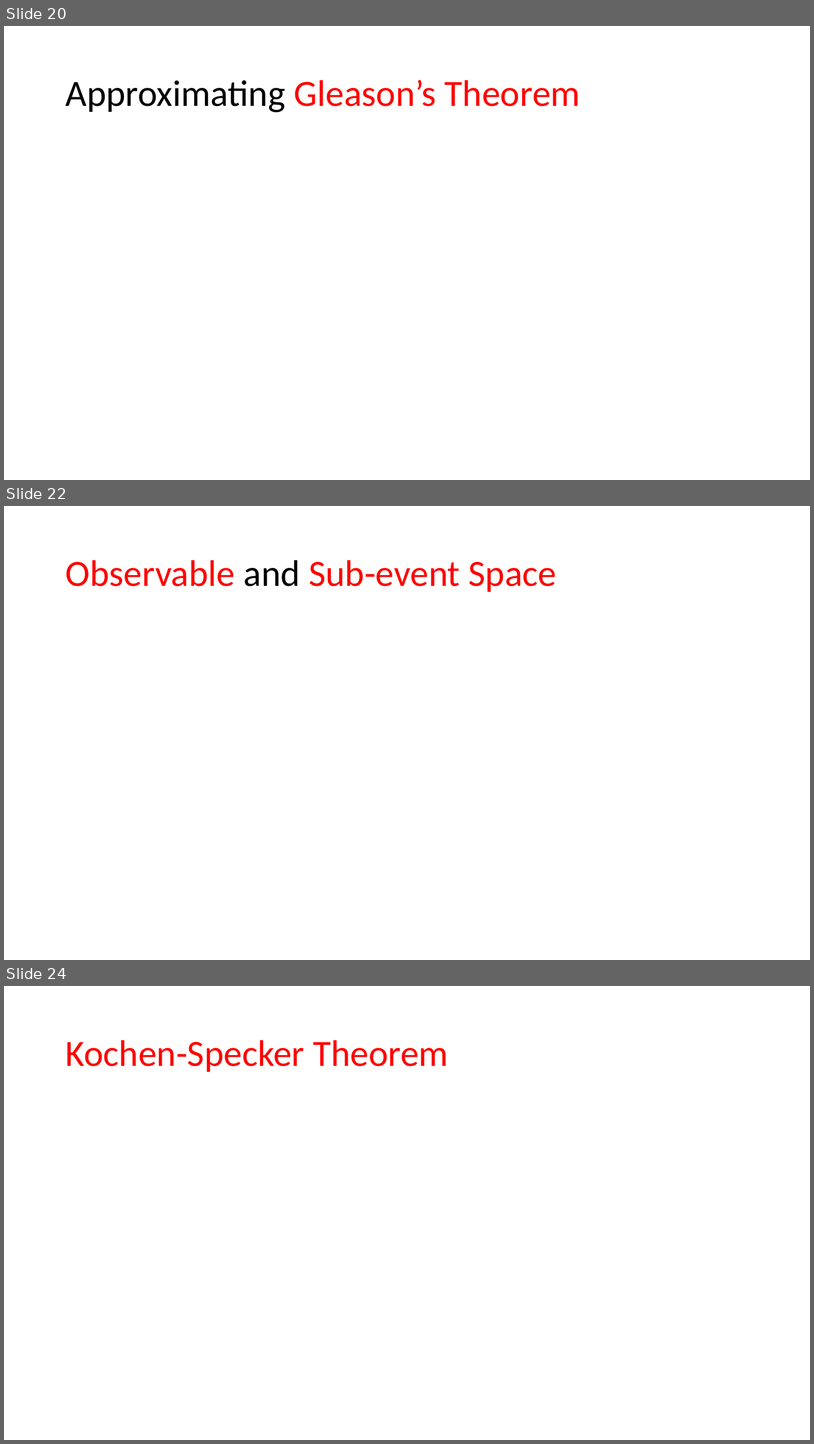
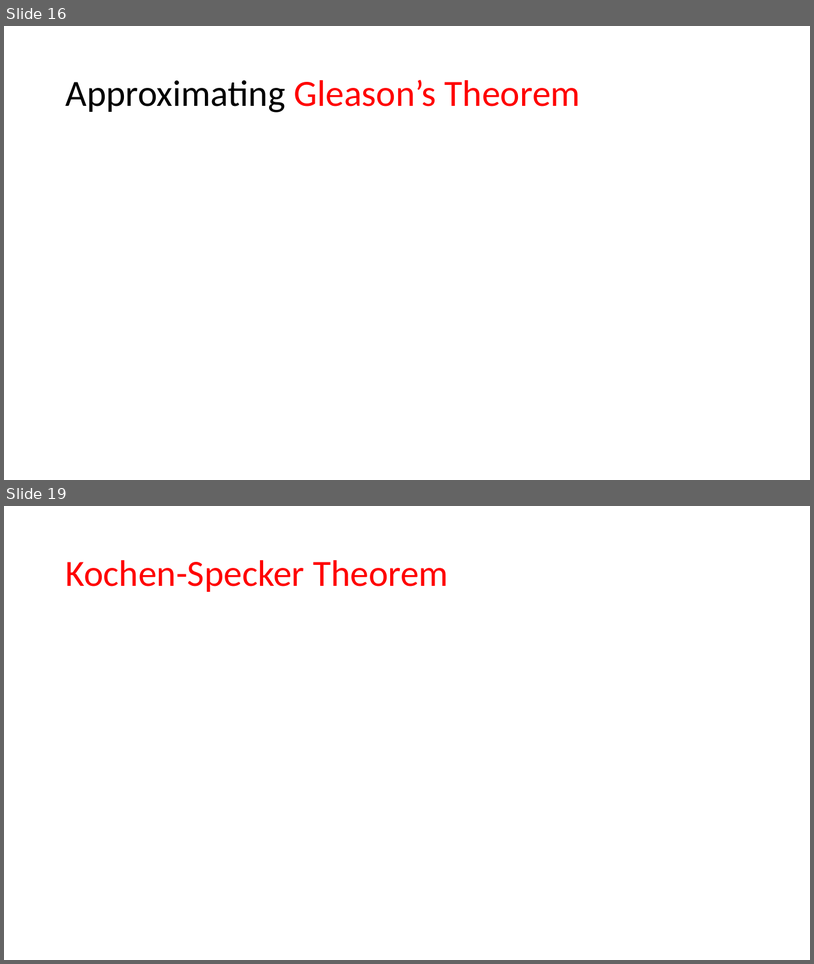
Before and after one commit to yuttai/Contextuality-and-Nonlocality-in-Discrete-Quantum-Theory, a slide deck: prop_short.pptm. Shown one above the other, each under a label of ours: slides 20, 22 and 24 before the commit, slides 16 and 19 after it; the slides between them are not shown. The pictures are 814x1444 and 814x964 pixels, drawn with LibreOffice and Linux fonts; fonts in the diff are those of the drawing; grey boxes stand for pictures. Boxes give left, top, right and bottom in pixels: in the first picture for what was removed or moved away, otherwise in the second. Text is boxed around its words. In the diff, an @@ line names an element or a change of style, - is before the commit and + after.

```diff
--- a/prop_short.pptm
+++ b/prop_short.pptm
@@ slide 22 removed at [4,506,810,960], background #FFFFFF @@
@@ title removed at [65,560,557,592] @@
-Observable and Sub-event Space
@@ what was slide 20 is now slide 16 @@
@@ what was slide 24 is now slide 19 @@
```
Also in this commit, not shown: 14 slides changed, 1 slide added, 8 other slides removed.
